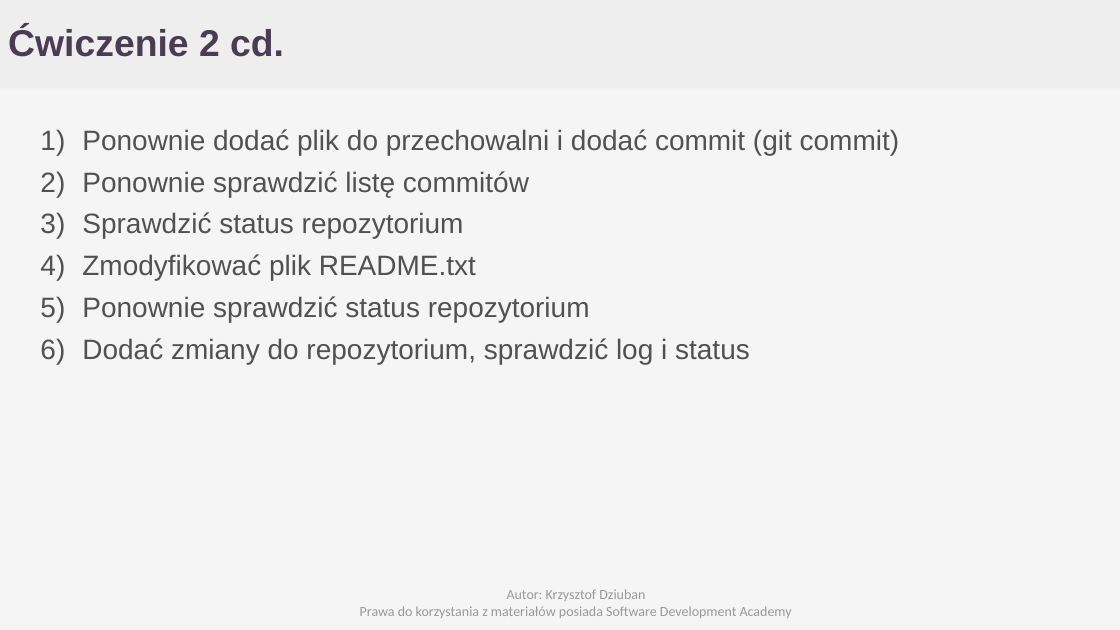
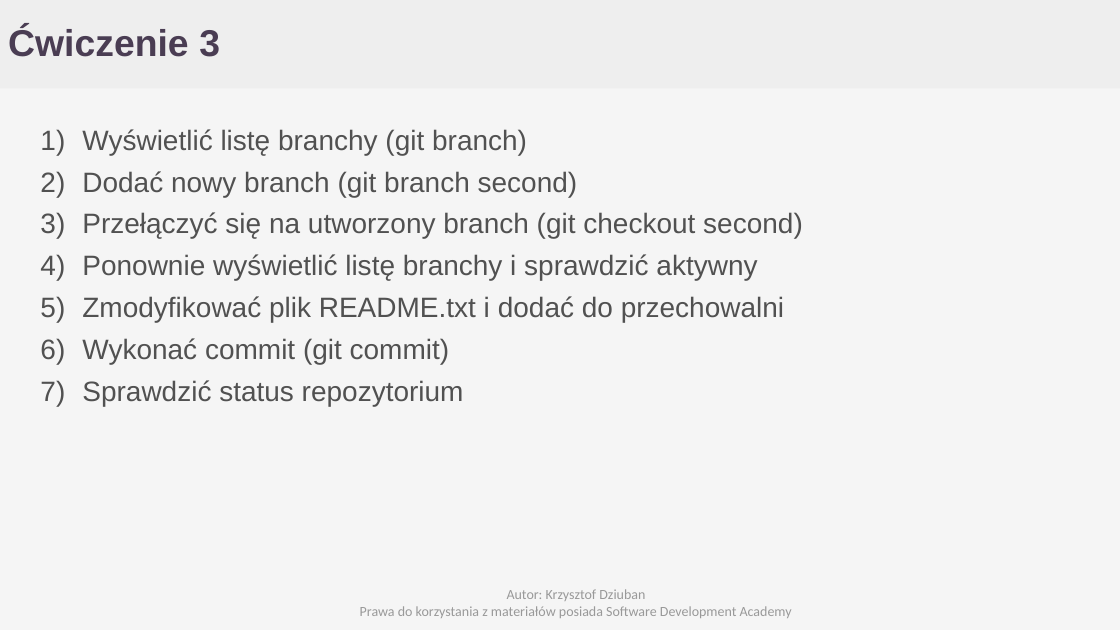
Before and after one commit to Cristopherus/Git_tutorial, a slide deck: slide 14 of GIT.pptx. Drawn at 1120x630 pixels with LibreOffice and Linux fonts; fonts in the diff are those of the drawing; background and template pictures are left out. Boxes give left, top, right and bottom in pixels: in the first picture for what was removed or moved away, otherwise in the second. Text is boxed around its words. In the diff, an @@ line names an element or a change of style, - is before the commit and + after.

Commit message:
Added new things

```diff
--- a/GIT.pptx
+++ b/GIT.pptx
@@ text at bbox=[8, 27, 220, 57]: text changed @@
-Ćwiczenie 2 cd.
+Ćwiczenie 3
@@ text at bbox=[82, 129, 803, 364]: text changed @@
-1) Ponownie dodać plik do przechowalni i dodać commit (git commit)
-2) Ponownie sprawdzić listę commitów
+1) Wyświetlić listę branchy (git branch)
+2) Dodać nowy branch (git branch second)
+3) Przełączyć się na utworzony branch (git checkout second)
+4) Ponownie wyświetlić listę branchy i sprawdzić aktywny
+5) Zmodyfikować plik README.txt i dodać do przechowalni
+6) Wykonać commit (git commit)
@@ text at bbox=[82, 254, 750, 364]: paragraphs removed @@
-4) Zmodyfikować plik README.txt
-5) Ponownie sprawdzić status repozytorium
-6) Dodać zmiany do repozytorium, sprawdzić log i status
```
Also in this commit, not shown: 4 other slides changed, 6 slides added.
